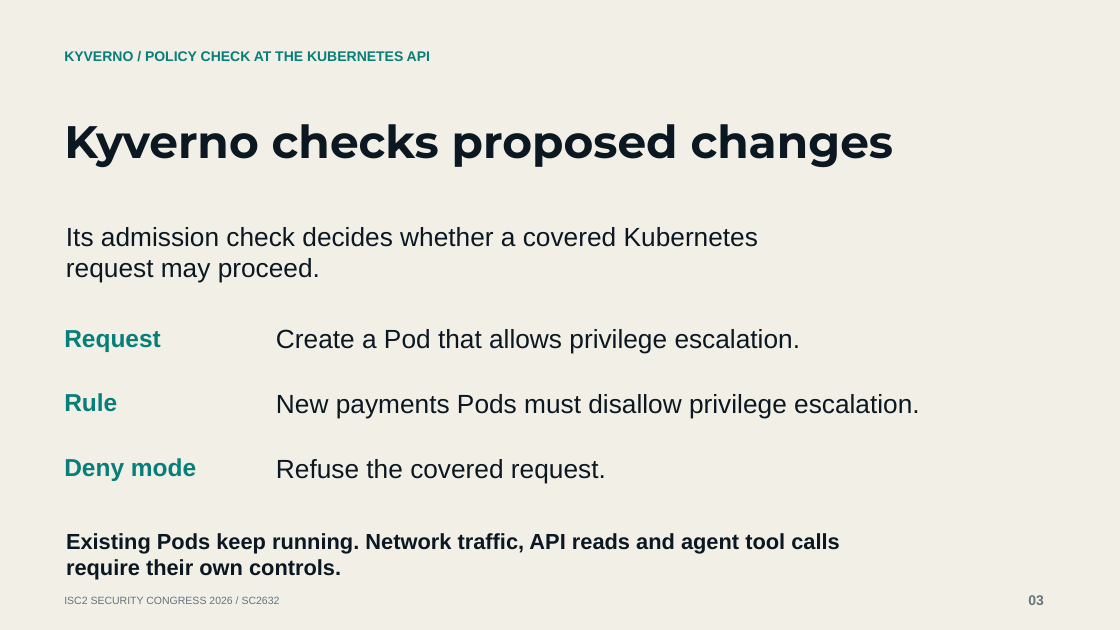
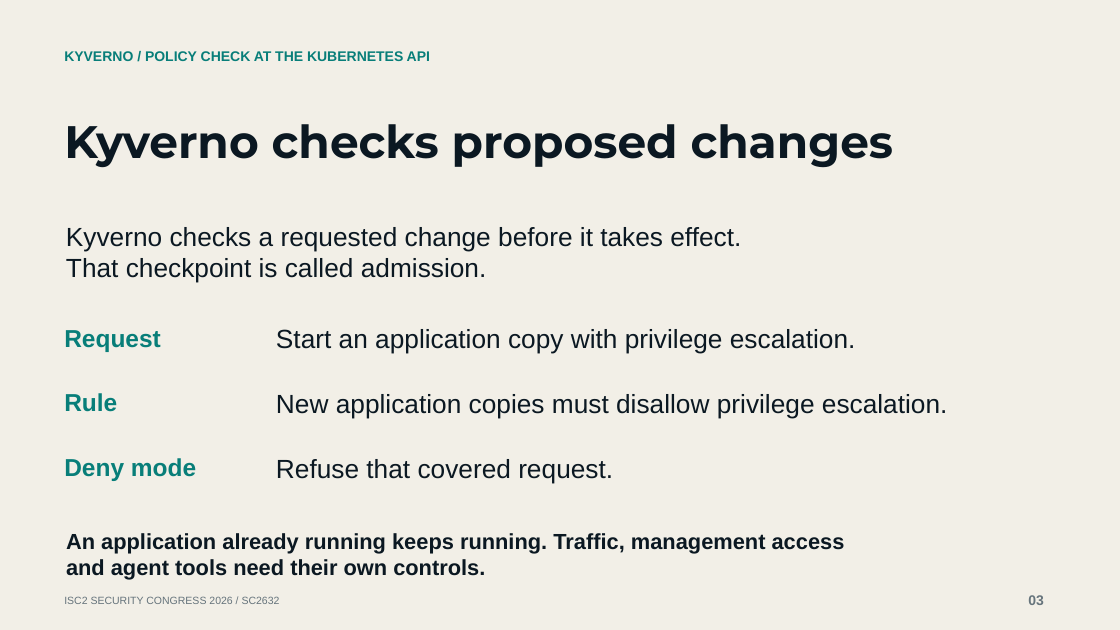
Before and after one commit to mgunjan/sc2632-tabletop, a slide deck: slide 3 of submission/2026-10-13/SC2632-session-four-cases.pptx. Drawn at 1120x630 pixels with LibreOffice and Linux fonts; fonts in the diff are those of the drawing. Boxes give left, top, right and bottom in pixels: in the first picture for what was removed or moved away, otherwise in the second. Text is boxed around its words. In the diff, an @@ line names an element or a change of style, - is before the commit and + after.

Commit message:
Make workshop tasks accessible without Kubernetes experience

```diff
--- a/submission/2026-10-13/SC2632-session-four-cases.pptx
+++ b/submission/2026-10-13/SC2632-session-four-cases.pptx
@@ text at box(66, 227, 741, 283): text changed @@
-Its admission check decides whether a covered Kubernetes
-request may proceed.
+Kyverno checks a requested change before it takes effect.
+That checkpoint is called admission.
@@ text at box(276, 329, 856, 354): text changed @@
-Create a Pod that allows privilege escalation.
+Start an application copy with privilege escalation.
@@ text at box(276, 394, 948, 419): text changed @@
-New payments Pods must disallow privilege escalation.
+New application copies must disallow privilege escalation.
@@ text at box(276, 459, 613, 484): text changed @@
-Refuse the covered request.
+Refuse that covered request.
@@ text at box(66, 533, 845, 580): text changed @@
-Existing Pods keep running. Network traffic, API reads and agent tool calls
-require their own controls.
+An application already running keeps running. Traffic, management access
+and agent tools need their own controls.
```
Also in this commit, not shown: 6 other slides changed, 13 other files.
